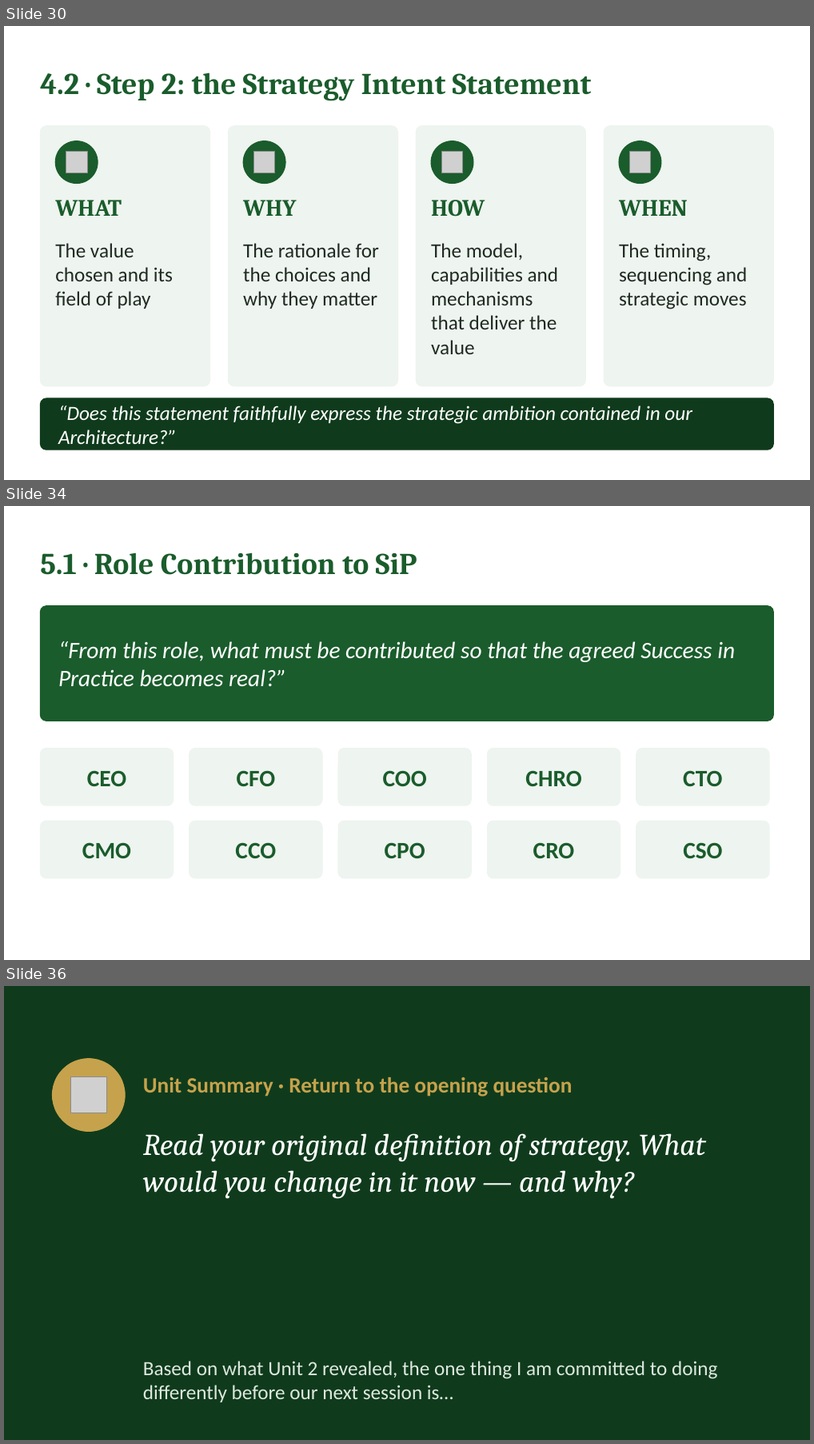
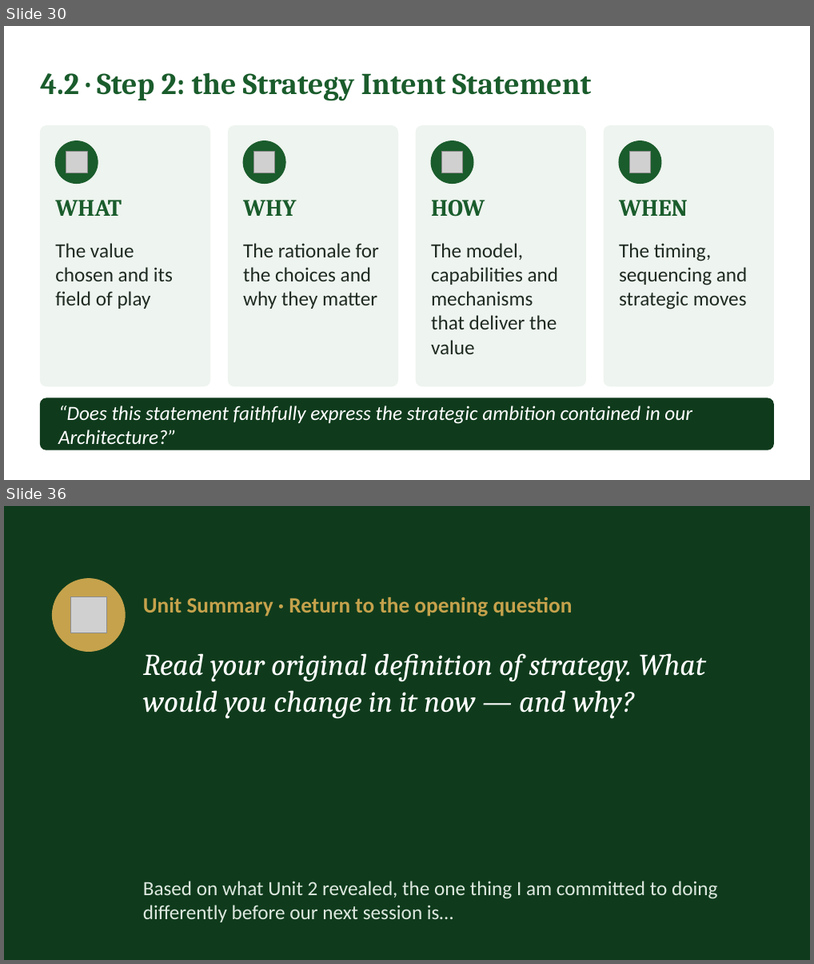
Before and after one commit to IBSL26/ibsl-platform, a slide deck: Unit decks/Unit 02 - Strategy Visioning & Success in Practice (SiP).pptx. Shown one above the other, each under a label of ours: slides 30, 34 and 36 before the commit, slides 30 and 36 after it; the slides between them are not shown. The pictures are 814x1444 and 814x964 pixels, drawn with LibreOffice and Linux fonts; fonts in the diff are those of the drawing; grey boxes stand for pictures. Boxes give left, top, right and bottom in pixels: in the first picture for what was removed or moved away, otherwise in the second. Text is boxed around its words. In the diff, an @@ line names an element or a change of style, - is before the commit and + after.

```diff
--- a/Unit decks/Unit 02 - Strategy Visioning & Success in Practice (SiP).pptx
+++ b/Unit decks/Unit 02 - Strategy Visioning & Success in Practice (SiP).pptx
@@ slide 34 removed at (4,506,810,960), background #FFFFFF @@
@@ text removed at (40,552,418,575) @@
-5.1 · Role Contribution to SiP
@@ rounded rectangle removed at (40,606,774,720) @@
@@ text removed at (58,641,735,687) @@
-“From this role, what must be contributed so that the agreed Success in Practice becomes real?”
@@ rounded rectangle removed at (40,748,174,805) @@
@@ rounded rectangle removed at (189,748,322,805) @@
@@ rounded rectangle removed at (338,748,472,805) @@
@@ rounded rectangle removed at (488,748,621,805) @@
@@ rounded rectangle removed at (637,748,770,805) @@
@@ text removed at (87,770,126,786) @@
-CEO
@@ text removed at (237,770,276,786) @@
-CFO
@@ text removed at (383,770,427,786) @@
-COO
@@ text removed at (526,770,582,786) @@
-CHRO
@@ text removed at (683,770,722,786) @@
-CTO
@@ rounded rectangle removed at (40,820,174,878) @@
@@ rounded rectangle removed at (189,820,322,878) @@
@@ rounded rectangle removed at (338,820,472,878) @@
@@ rounded rectangle removed at (488,820,621,878) @@
@@ rounded rectangle removed at (637,820,770,878) @@
@@ text removed at (82,842,131,858) @@
-CMO
@@ text removed at (235,842,276,858) @@
-CCO
@@ text removed at (385,842,426,858) @@
-CPO
@@ text removed at (534,842,575,858) @@
-CRO
@@ text removed at (683,842,722,858) @@
-CSO
```
Also in this commit, not shown: 9 slides changed, 1 slide added, 43 other files.
